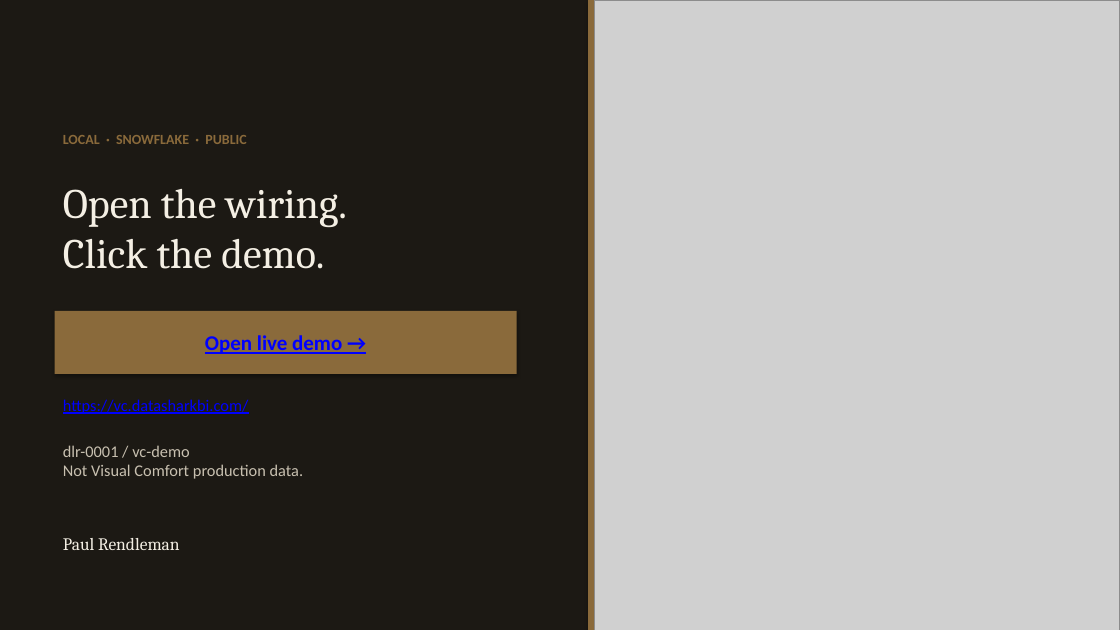
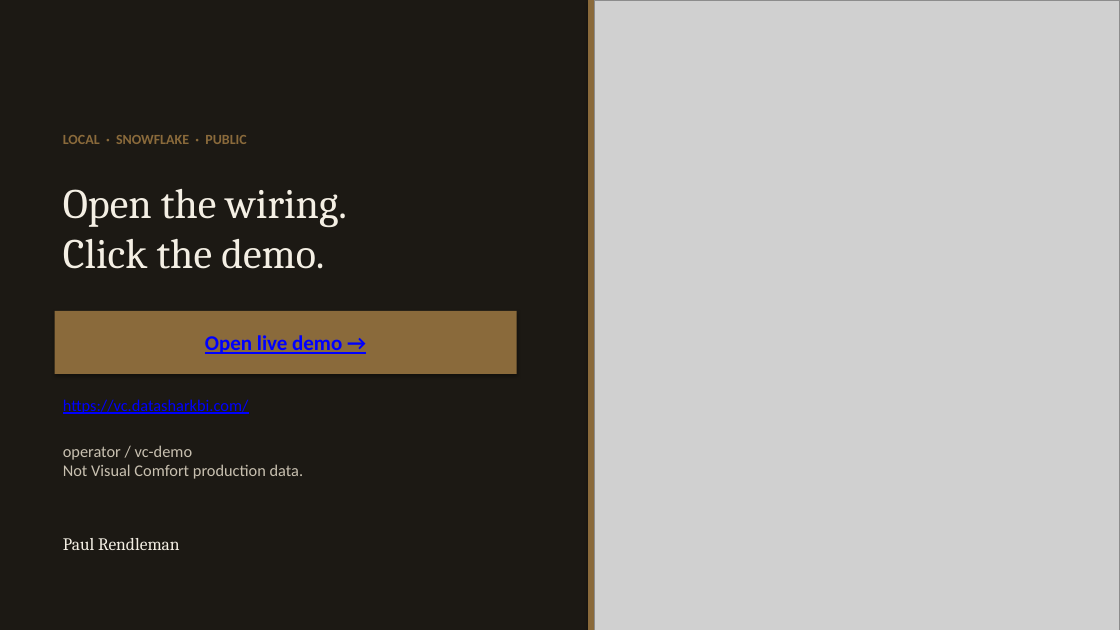
Before and after one commit to prendleman/vc-retail-analytics, a slide deck: slide 18 of docs/deck/VC_Retail_Analytics_Interview.pptx (slide 17 before the commit). Drawn at 1120x630 pixels with LibreOffice and Linux fonts; fonts in the diff are those of the drawing; grey boxes stand for pictures. Boxes give left, top, right and bottom in pixels: in the first picture for what was removed or moved away, otherwise in the second. Text is boxed around its words. In the diff, an @@ line names an element or a change of style, - is before the commit and + after.

```diff
--- a/docs/deck/VC_Retail_Analytics_Interview.pptx
+++ b/docs/deck/VC_Retail_Analytics_Interview.pptx
@@ text at [63,445,304,479]: text changed @@
-dlr-0001 / vc-demo
-Not Visual Comfort production data.
+operator / vc-demo
+Not Visual Comfort production data.
```
Also in this commit, not shown: 15 other slides changed, 1 slide added, 10 other files.
